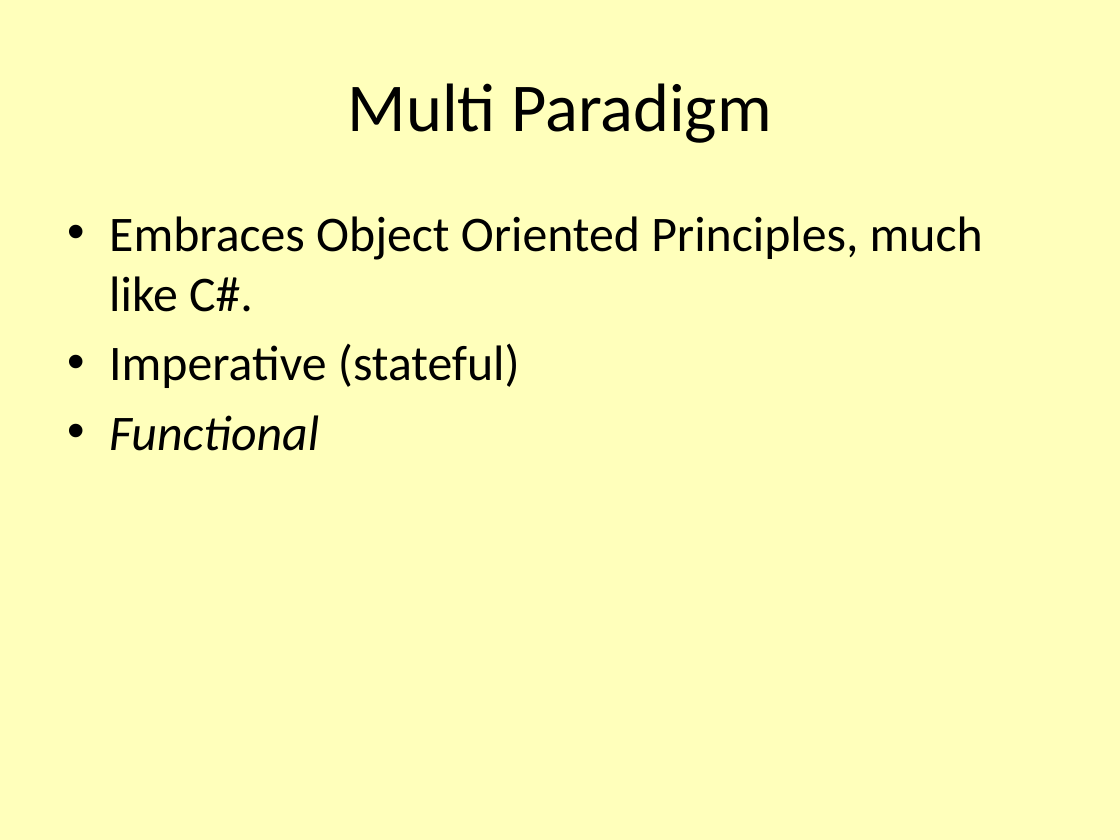
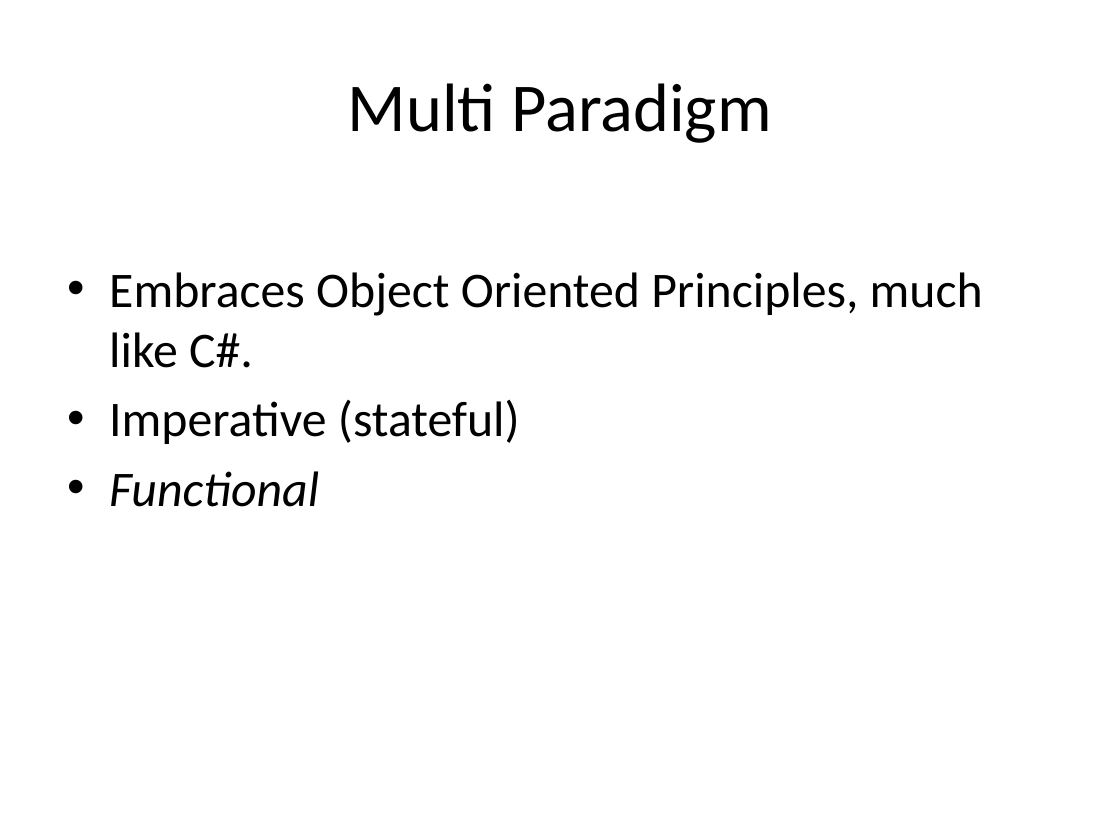
Before and after one commit to vcsjones/Presentations, a slide deck: slide 7 of RCC.2010.2/F.pptx. Drawn at 1120x840 pixels with LibreOffice and Linux fonts; fonts in the diff are those of the drawing; background and template pictures are left out. Boxes give left, top, right and bottom in pixels: in the first picture for what was removed or moved away, otherwise in the second. Text is boxed around its words. In the diff, an @@ line names an element or a change of style, - is before the commit and + after.

```diff
--- a/RCC.2010.2/F.pptx
+++ b/RCC.2010.2/F.pptx
@@ background #FFFFBB to #FFFFFF @@
@@ text "Embraces Object Oriented Principles, much ...": place and size @@
-text "Embraces Object Oriented Principles, much ..." at [109,216,983,451]
+text "Embraces Object Oriented Principles, much ..." at [109,272,983,507]
```
Also in this commit, not shown: 11 other slides changed, 5 slides added, 11 other files.
